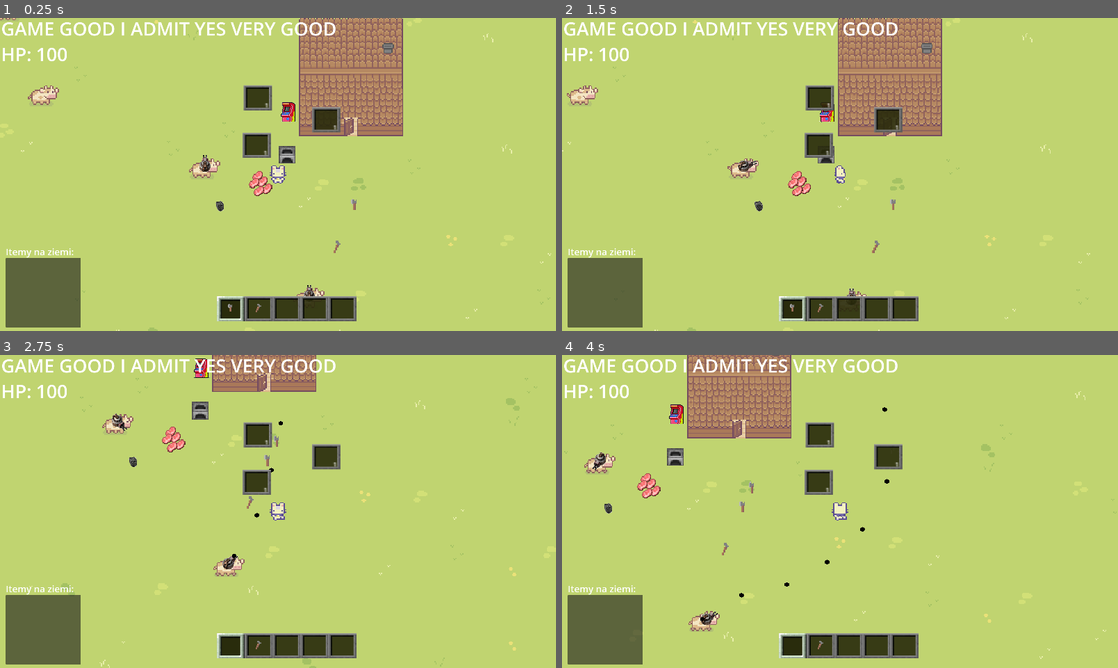
Above: before the commit, frames 1-4 (two rows, left to right).
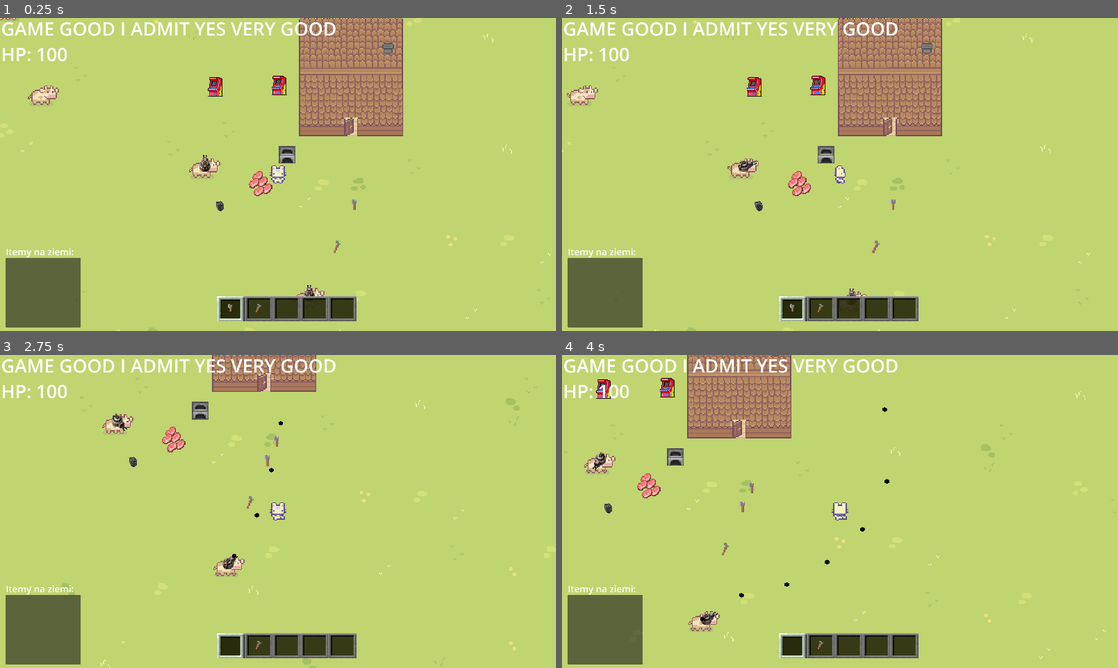
Above: after the commit, the same moments.

Repository: maciulex/First-game-in-godot
Game: Godot game, scene res://gameLevels/mainLevel/game_level.tscn
Two runs of this game, one before a commit and one after it. Both use one fixed random seed, a clock stepped at 60 frames per second and the inputs below.
Inputs (mouse positions are in pixels of both pictures, inside the frame that each line leads up to):
- Up to frame 1 (0.25 s): no input
- Up to frame 2 (1.5 s): click (789, 309) at 0.52 s; hold D (right) from 1.28 s (still down); hold E (e) from 1.28 s (still down)
- Up to frame 3 (2.75 s): tap Q (q) at 1.55, 2.1 s; release D (right) at 2.03 s; release E (e) at 2.03 s; hold S (down) from 2.03 s (still down); tap Space (space) at 2.3 s
- Up to frame 4 (4 s): release S (down) at 2.78 s; hold D (right) 2.78-3.53 s; hold Space (space) 2.78-3.53 s; tap E (e) at 3.05, 3.6 s; hold W (up) from 3.53 s (still down); tap Q (q) at 3.8 s

The runs differ from the first frame. In frame 1, 1.7% of the frame differs, in the area x 37-62%, y 18-45%; in frame 2, 1.5%; in frame 3, 1.4%; in frame 4, 1.7%.

Commit message:
arcades basic shape

Diff:
--- a/character/player.gd
+++ b/character/player.gd
@@ -109,7 +109,10 @@
 				openBlockInventory(object)
 				playerData.activeObject = (object);
 			"Arcade_machine":
+				playerData.globals.CombackSceneFromArcade = get_tree().current_scene.scene_file_path;
+				PlayerData.cordsBeforeEntringBuilding = position;
 				get_tree().change_scene_to_file(object.sceneToLoad);
+
 
 func animationForWalkOrIdle(move_input : Vector2):
 	if (move_input != Vector2.ZERO):
--- a/gameLevels/mainLevel/game_level.tscn
+++ b/gameLevels/mainLevel/game_level.tscn
@@ -19,7 +19,8 @@
 [ext_resource type="PackedScene" uid="uid://v163y6wi8556" path="res://utils/furniture/furnace/furnace.tscn" id="15_2yh8w"]
 [ext_resource type="PackedScene" uid="uid://dgl5i3awvde0u" path="res://utils/warship/warship.tscn" id="16_qbp2a"]
 [ext_resource type="PackedScene" uid="uid://d2bxk22fblro1" path="res://utils/items/coal/coal.tscn" id="19_rri7y"]
-[ext_resource type="PackedScene" uid="uid://hi53q2bu0htf" path="res://minigames/provinces_ripoff/in_game_entry/arcade_machine.tscn" id="20_cmy6r"]
+[ext_resource type="PackedScene" uid="uid://cij63gal274hl" path="res://minigames/provinces_ripoff/arcade_machine.tscn" id="20_uusb7"]
+[ext_resource type="PackedScene" uid="uid://cxyktel5barx1" path="res://minigames/Knights_game/arcade_machine.tscn" id="21_ur1bd"]
 
 [sub_resource type="TileSetAtlasSource" id="TileSetAtlasSource_7y6o0"]
 texture = ExtResource("3_pdlpj")
@@ -1064,5 +1065,10 @@
 [node name="warship" parent="." instance=ExtResource("16_qbp2a")]
 position = Vector2(-51, 391)
 
-[node name="arcade_machine" parent="." instance=ExtResource("20_cmy6r")]
-position = Vector2(427, 247)
+[node name="Arcades" type="Node2D" parent="."]
+
+[node name="arcade_machine" parent="." instance=ExtResource("20_uusb7")]
+position = Vector2(364, 225)
+
+[node name="arcade_machine2" parent="." instance=ExtResource("21_ur1bd")]
+position = Vector2(419, 224)
--- a/globals/global_data.gd
+++ b/globals/global_data.gd
@@ -1,4 +1,6 @@
 extends Node
+
+var CombackSceneFromArcade = null;
 
 enum itemType {tool, item};
 enum toolsId {Axe, Hoe}
--- a/interface/control.tscn
+++ b/interface/control.tscn
@@ -314,6 +314,7 @@
 metadata/_edit_lock_ = true
 
 [node name="blockFuseTypeInventory" type="Control" parent="Inventory"]
+visible = false
 anchors_preset = 0
 offset_left = 95.0
 offset_top = 27.0
--- /dev/null
+++ b/minigames/Knights_game/arcade_machine.gd
@@ -0,0 +1,7 @@
+extends "res://minigames/in_game_entry/arcade_machine.gd"
+
+@export var sceneToLoad = "res://minigames/Knights_game/main/main_game.tscn"
+
+
+func _on_tree_entered():
+	gameName =    "Knights game";
--- /dev/null
+++ b/minigames/Knights_game/arcade_machine.tscn
@@ -0,0 +1,10 @@
+[gd_scene load_steps=3 format=3 uid="uid://cxyktel5barx1"]
+
+[ext_resource type="PackedScene" uid="uid://cxhrqrfu3f6ci" path="res://minigames/in_game_entry/arcade_machine.tscn" id="1_rlj46"]
+[ext_resource type="Script" path="res://minigames/Knights_game/arcade_machine.gd" id="2_xpno6"]
+
+[node name="arcade_machine" instance=ExtResource("1_rlj46")]
+script = ExtResource("2_xpno6")
+sceneToLoad = "res://minigames/Knights_game/main/main_game.tscn"
+
+[connection signal="tree_entered" from="." to="." method="_on_tree_entered"]
--- /dev/null
+++ b/minigames/Knights_game/main/main_game.gd
@@ -0,0 +1,23 @@
+extends Node2D
+
+var GlobalData;
+
+func quit():
+	if (Input.get_action_strength("q")):
+		get_tree().change_scene_to_file(GlobalData.CombackSceneFromArcade);
+
+
+# Called when the node enters the scene tree for the first time.
+func _ready():
+	GlobalData = get_node("/root/GlobalData");
+
+
+
+
+# Called every frame. 'delta' is the elapsed time since the previous frame.
+func _process(delta):
+	var useAction = Input.get_action_strength("space");
+	var action = Input.get_action_strength("e");
+
+	quit();
+	pass
--- /dev/null
+++ b/minigames/Knights_game/main/main_game.tscn
@@ -0,0 +1,6 @@
+[gd_scene load_steps=2 format=3 uid="uid://bscwhljdpr4"]
+
+[ext_resource type="Script" path="res://minigames/Knights_game/main/main_game.gd" id="1_jby4u"]
+
+[node name="main_game" type="Node2D"]
+script = ExtResource("1_jby4u")
--- /dev/null
+++ b/minigames/in_game_entry/arcade_machine.gd
@@ -0,0 +1,19 @@
+extends Node2D
+
+@export var PrimaryName = "Arcade_machine"
+@export var gameName = "dsa";
+
+
+
+func _on_area_2d_area_entered(area):
+	if (area.get_parent().name == "Player"):
+		$DisplayName.visible = true;
+
+func _on_area_2d_area_exited(area):
+	if (area.get_parent().name == "Player"):
+		$DisplayName.visible = false;
+
+
+
+func _on_display_name_tree_entered():
+	$DisplayName.text = gameName;
--- /dev/null
+++ b/minigames/in_game_entry/arcade_machine.tscn
@@ -0,0 +1,45 @@
+[gd_scene load_steps=5 format=3 uid="uid://cxhrqrfu3f6ci"]
+
+[ext_resource type="Script" path="res://minigames/in_game_entry/arcade_machine.gd" id="1_108f7"]
+[ext_resource type="Texture2D" uid="uid://73rejlajlgly" path="res://art/arcade_machine.png" id="2_rft6x"]
+
+[sub_resource type="RectangleShape2D" id="RectangleShape2D_q7dfx"]
+size = Vector2(14, 16)
+
+[sub_resource type="RectangleShape2D" id="RectangleShape2D_a6msm"]
+
+[node name="arcade_machine" type="StaticBody2D"]
+script = ExtResource("1_108f7")
+
+[node name="ArcadeMachine" type="Sprite2D" parent="."]
+position = Vector2(-1.19209e-07, 7.10543e-15)
+scale = Vector2(0.111111, 0.109028)
+texture = ExtResource("2_rft6x")
+
+[node name="CollisionShape2D" type="CollisionShape2D" parent="."]
+position = Vector2(0, 3)
+shape = SubResource("RectangleShape2D_q7dfx")
+metadata/_edit_lock_ = true
+
+[node name="DisplayName" type="Label" parent="."]
+visible = false
+z_index = 999
+offset_left = -21.0
+offset_top = -15.0
+offset_right = 132.0
+offset_bottom = 11.0
+scale = Vector2(0.3, 0.3)
+text = "dsadasd"
+horizontal_alignment = 1
+
+[node name="Area2D" type="Area2D" parent="."]
+collision_layer = 0
+monitorable = false
+
+[node name="CollisionShape2D" type="CollisionShape2D" parent="Area2D"]
+position = Vector2(-1, 3)
+shape = SubResource("RectangleShape2D_a6msm")
+
+[connection signal="tree_entered" from="DisplayName" to="." method="_on_display_name_tree_entered"]
+[connection signal="area_entered" from="Area2D" to="." method="_on_area_2d_area_entered"]
+[connection signal="area_exited" from="Area2D" to="." method="_on_area_2d_area_exited"]
--- /dev/null
+++ b/minigames/provinces_ripoff/arcade_machine.gd
@@ -0,0 +1,7 @@
+extends "res://minigames/in_game_entry/arcade_machine.gd"
+
+
+@export var sceneToLoad = "res://minigames/provinces_ripoff/main/main_game.tscn"
+
+func _on_tree_entered():
+	gameName =    "Province ripoff";
--- /dev/null
+++ b/minigames/provinces_ripoff/arcade_machine.tscn
@@ -0,0 +1,10 @@
+[gd_scene load_steps=3 format=3 uid="uid://cij63gal274hl"]
+
+[ext_resource type="PackedScene" uid="uid://cxhrqrfu3f6ci" path="res://minigames/in_game_entry/arcade_machine.tscn" id="1_mhcr3"]
+[ext_resource type="Script" path="res://minigames/provinces_ripoff/arcade_machine.gd" id="2_su8xy"]
+
+[node name="arcade_machine" instance=ExtResource("1_mhcr3")]
+script = ExtResource("2_su8xy")
+sceneToLoad = "res://minigames/provinces_ripoff/main/main_game.tscn"
+
+[connection signal="tree_entered" from="." to="." method="_on_tree_entered"]
--- a/minigames/provinces_ripoff/in_game_entry/arcade_machine.gd
+++ /dev/null
@@ -1,4 +0,0 @@
-extends Node2D
-
-@export var PrimaryName = "Arcade_machine"
-@export var sceneToLoad = "res://minigames/provinces_ripoff/main/main_game.tscn"
--- a/minigames/provinces_ripoff/in_game_entry/arcade_machine.tscn
+++ /dev/null
@@ -1,20 +0,0 @@
-[gd_scene load_steps=4 format=3 uid="uid://hi53q2bu0htf"]
-
-[ext_resource type="Script" path="res://minigames/provinces_ripoff/in_game_entry/arcade_machine.gd" id="1_3j516"]
-[ext_resource type="Texture2D" uid="uid://73rejlajlgly" path="res://art/arcade_machine.png" id="1_26h8d"]
-
-[sub_resource type="RectangleShape2D" id="RectangleShape2D_q7dfx"]
-size = Vector2(14, 16)
-
-[node name="arcade_machine" type="StaticBody2D"]
-script = ExtResource("1_3j516")
-
-[node name="ArcadeMachine" type="Sprite2D" parent="."]
-position = Vector2(-1.19209e-07, 7.10543e-15)
-scale = Vector2(0.111111, 0.109028)
-texture = ExtResource("1_26h8d")
-
-[node name="CollisionShape2D" type="CollisionShape2D" parent="."]
-position = Vector2(0, 3)
-shape = SubResource("RectangleShape2D_q7dfx")
-metadata/_edit_lock_ = true
--- /dev/null
+++ b/minigames/provinces_ripoff/main/main_game.gd
@@ -0,0 +1,23 @@
+extends Node2D
+
+var GlobalData;
+
+func quit():
+	if (Input.get_action_strength("q")):
+		get_tree().change_scene_to_file(GlobalData.CombackSceneFromArcade);
+
+
+# Called when the node enters the scene tree for the first time.
+func _ready():
+	GlobalData = get_node("/root/GlobalData");
+
+
+
+
+# Called every frame. 'delta' is the elapsed time since the previous frame.
+func _process(delta):
+	var useAction = Input.get_action_strength("space");
+	var action = Input.get_action_strength("e");
+
+	quit();
+	pass
--- a/minigames/provinces_ripoff/main/main_game.tscn
+++ b/minigames/provinces_ripoff/main/main_game.tscn
@@ -1,3 +1,6 @@
-[gd_scene format=3 uid="uid://78b6ek4wkifd"]
+[gd_scene load_steps=2 format=3 uid="uid://78b6ek4wkifd"]
+
+[ext_resource type="Script" path="res://minigames/provinces_ripoff/main/main_game.gd" id="1_lduqf"]
 
 [node name="main_game" type="Node2D"]
+script = ExtResource("1_lduqf")
Not shown: 1 places in gameLevels/mainLevel/game_level.tscn that only renumber resources
